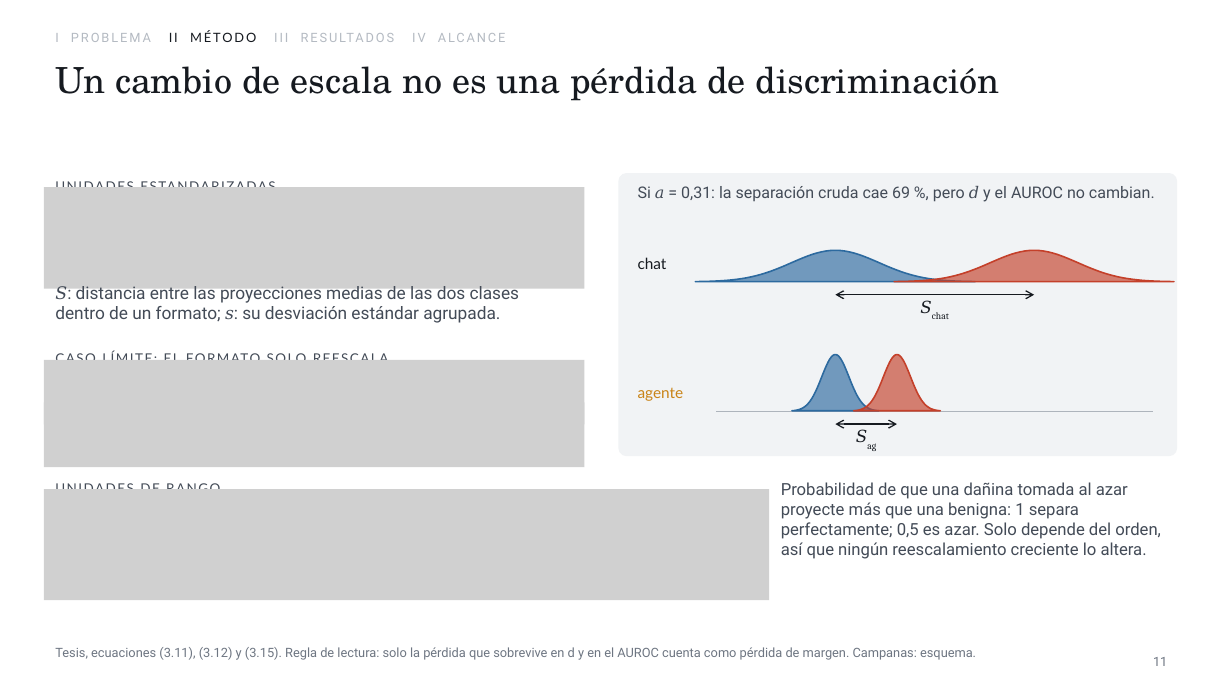
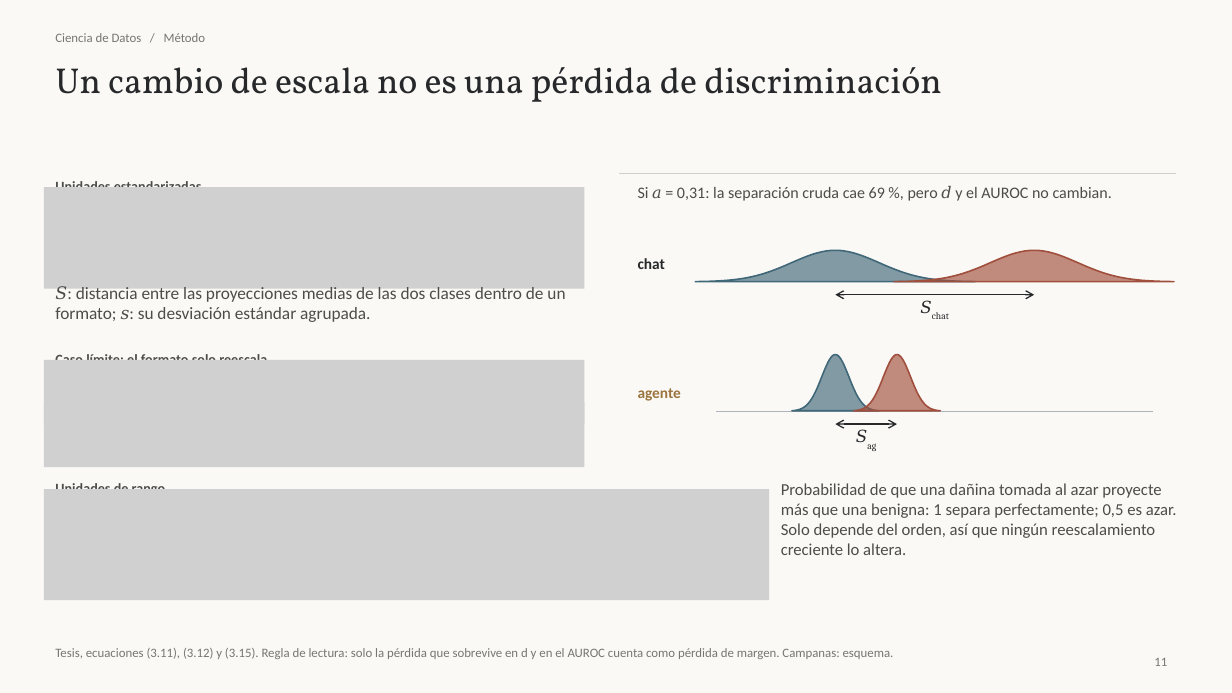
Before and after one commit to JEstebanBav/agentic-safety-probe, a slide deck: slide 11 of docs/sustentacion/Sustentacion_Espitia_Leiva.pptx. Drawn at 1232x693 pixels with LibreOffice and Linux fonts; fonts in the diff are those of the drawing; grey boxes stand for pictures. Boxes give left, top, right and bottom in pixels: in the first picture for what was removed or moved away, otherwise in the second. Text is boxed around its words. In the diff, an @@ line names an element or a change of style, - is before the commit and + after.

```diff
--- a/docs/sustentacion/Sustentacion_Espitia_Leiva.pptx
+++ b/docs/sustentacion/Sustentacion_Espitia_Leiva.pptx
@@ background #FFFFFF to #FAF9F6 @@
@@ title "Un cambio de escala no ..." at box(55, 67, 942, 102): font TeX Gyre Schola to Vollkorn, text colour #161A20 to #26282A @@
@@ text at box(55, 33, 206, 42): text changed; font Roboto to Calibri; text colour #B4BAC2 to #77766F @@
-I PROBLEMA II MÉTODO III RESULTADOS IV ALCANCE
+Ciencia de Datos / Método
@@ text at box(55, 179, 202, 187): text changed; size 10.5 to 11 pt; font Lato to Calibri; text colour #434B57 to #4C4D4A; bold on @@
-UNIDADES ESTANDARIZADAS
+Unidades estandarizadas
@@ rounded rectangle removed at box(619, 174, 1177, 456) @@
@@ line added from (619, 174) to (1177, 174), #D1CEC5 0.65 pt @@
@@ text "chat" at box(638, 258, 665, 269): font Lato to Calibri, text colour #161A20 to #26282A, bold on @@
@@ freeform shape at box(696, 250, 976, 282): fill #2D6A9F at 65% opacity to #416879 at 65% opacity; outline #2D6A9F 1.25 pt to #416879 1.25 pt @@
@@ freeform shape at box(895, 250, 1175, 282): fill #C4402A at 65% opacity to #A14F3D at 65% opacity; outline #C4402A 1.25 pt to #A14F3D 1.25 pt @@
@@ double arrow (836, 295) - (1034, 295): stroke #161A20 1 pt to #26282A 1 pt @@
@@ text "𝑆chat" at box(889, 297, 982, 323): text colour #161A20 to #26282A @@
@@ text at box(55, 352, 267, 360): text changed; size 10.5 to 11 pt; font Lato to Calibri; text colour #434B57 to #4C4D4A; bold on @@
-CASO LÍMITE: EL FORMATO SOLO REESCALA
+Caso límite: el formato solo reescala
@@ freeform shape at box(792, 355, 879, 411): fill #2D6A9F at 65% opacity to #416879 at 65% opacity; outline #2D6A9F 1.25 pt to #416879 1.25 pt @@
@@ freeform shape at box(854, 355, 941, 411): fill #C4402A at 65% opacity to #A14F3D at 65% opacity; outline #C4402A 1.25 pt to #A14F3D 1.25 pt @@
@@ text "agente" at box(638, 388, 681, 401): font Lato to Calibri, text colour #C98316 to #9B743E, bold on @@
@@ text "𝑆ag" at box(820, 426, 912, 452): text colour #161A20 to #26282A @@
@@ double arrow (836, 424) - (897, 424): stroke #161A20 1 pt to #26282A 1 pt @@
@@ font Roboto to Calibri, text colour #434B57 to #4C4D4A in 3 elements at box(55, 286, 565, 322), box(638, 186, 1112, 201), box(781, 483, 1177, 555) @@
@@ text at box(55, 481, 165, 489): text changed; size 10.5 to 11 pt; font Lato to Calibri; text colour #434B57 to #4C4D4A; bold on @@
-UNIDADES DE RANGO
+Unidades de rango
@@ text "Tesis, ecuaciones (3.11), (3.12) y ..." at box(55, 648, 894, 659): font Roboto to Calibri, text colour #6E7682 to #77766F @@
@@ page number at box(1154, 658, 1167, 666): font Roboto to Calibri, text colour #6E7682 to #77766F @@
```
Also in this commit, not shown: 31 other slides changed, 4 slides added, 3 slides removed, 21 other files.
